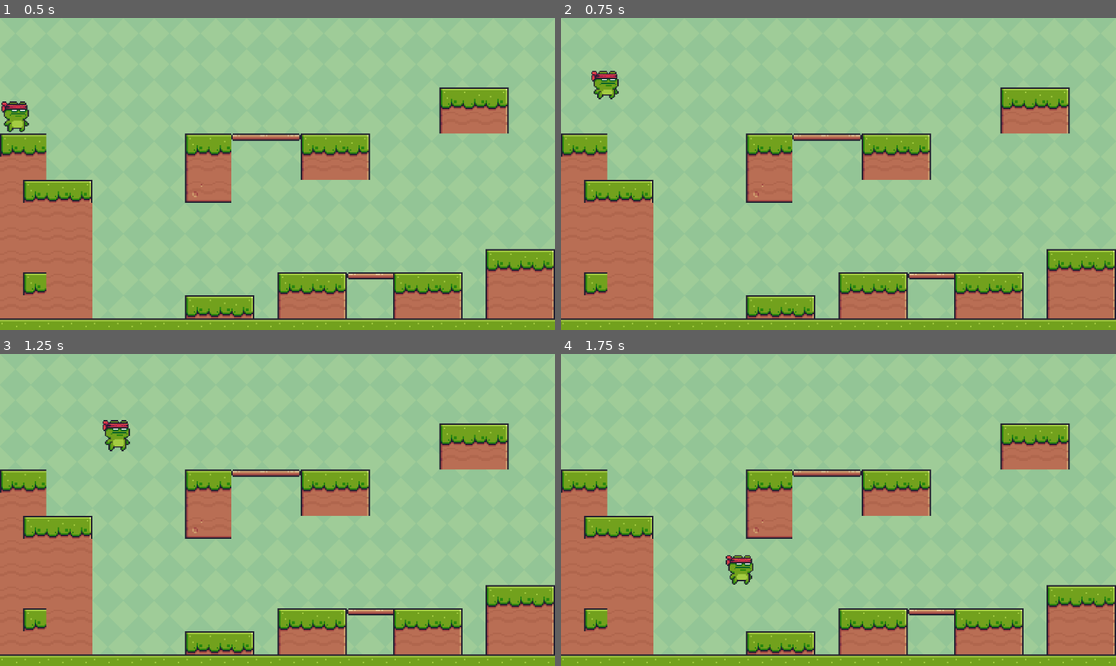
Above: before the commit, frames 1-4 (two rows, left to right).
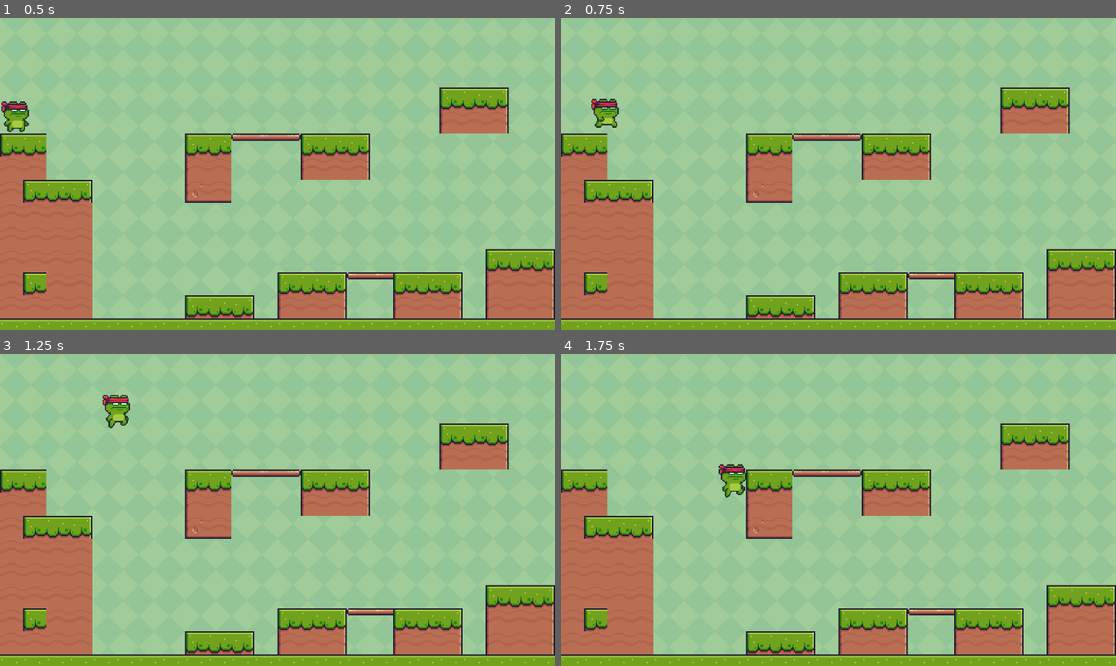
Above: after the commit, the same moments.

Repository: aatansen/2D-Game-Using-Godot-4-Game-Engine
Game: Godot game, scene res://main.tscn
The game is run twice, just before and just after one commit, with the same random seed, the same clock (stepped at 60 frames per second) and the same inputs.
Inputs:
- Up to frame 1 (0.5 s): no input
- Up to frame 2 (0.75 s): tap Enter (ui_accept) at 0.5, 0.6 s; hold Right (ui_right) from 0.53 s (still down)
- Up to frame 3 (1.25 s): keep holding Right (ui_right); tap Space (jump, bound only after the commit) at 0.77, 0.8, 1.07 s
- Up to frame 4 (1.75 s): keep holding Right (ui_right); tap Space (jump, bound only after the commit) at 1.35, 1.52 s; tap Enter (ui_accept) at 1.55 s

Frame 1 is identical in both runs. In frame 2, 0.7% of the frame differs, in the area x 5-11%, y 16-36%; in frame 3, 0.7%; in frame 4, 0.8%, in the area x 28-35%, y 35-74%.

Commit message:
Character movement tweaks & Input map added

Diff:
--- a/project.godot
+++ b/project.godot
@@ -15,6 +15,28 @@
 config/features=PackedStringArray("4.3", "Mobile")
 config/icon="res://icon.svg"
 
+[input]
+
+left={
+"deadzone": 0.5,
+"events": [Object(InputEventKey,"resource_local_to_scene":false,"resource_name":"","device":-1,"window_id":0,"alt_pressed":false,"shift_pressed":false,"ctrl_pressed":false,"meta_pressed":false,"pressed":false,"keycode":0,"physical_keycode":4194319,"key_label":0,"unicode":0,"location":0,"echo":false,"script":null)
+, Object(InputEventKey,"resource_local_to_scene":false,"resource_name":"","device":-1,"window_id":0,"alt_pressed":false,"shift_pressed":false,"ctrl_pressed":false,"meta_pressed":false,"pressed":false,"keycode":0,"physical_keycode":65,"key_label":0,"unicode":97,"location":0,"echo":false,"script":null)
+]
+}
+right={
+"deadzone": 0.5,
+"events": [Object(InputEventKey,"resource_local_to_scene":false,"resource_name":"","device":-1,"window_id":0,"alt_pressed":false,"shift_pressed":false,"ctrl_pressed":false,"meta_pressed":false,"pressed":false,"keycode":0,"physical_keycode":68,"key_label":0,"unicode":100,"location":0,"echo":false,"script":null)
+, Object(InputEventKey,"resource_local_to_scene":false,"resource_name":"","device":-1,"window_id":0,"alt_pressed":false,"shift_pressed":false,"ctrl_pressed":false,"meta_pressed":false,"pressed":false,"keycode":0,"physical_keycode":4194321,"key_label":0,"unicode":0,"location":0,"echo":false,"script":null)
+]
+}
+jump={
+"deadzone": 0.5,
+"events": [Object(InputEventKey,"resource_local_to_scene":false,"resource_name":"","device":-1,"window_id":0,"alt_pressed":false,"shift_pressed":false,"ctrl_pressed":false,"meta_pressed":false,"pressed":false,"keycode":0,"physical_keycode":32,"key_label":0,"unicode":32,"location":0,"echo":false,"script":null)
+, Object(InputEventKey,"resource_local_to_scene":false,"resource_name":"","device":-1,"window_id":0,"alt_pressed":false,"shift_pressed":false,"ctrl_pressed":false,"meta_pressed":false,"pressed":false,"keycode":0,"physical_keycode":4194320,"key_label":0,"unicode":0,"location":0,"echo":false,"script":null)
+, Object(InputEventKey,"resource_local_to_scene":false,"resource_name":"","device":-1,"window_id":0,"alt_pressed":false,"shift_pressed":false,"ctrl_pressed":false,"meta_pressed":false,"pressed":false,"keycode":0,"physical_keycode":87,"key_label":0,"unicode":119,"location":0,"echo":false,"script":null)
+]
+}
+
 [rendering]
 
 renderer/rendering_method="mobile"
--- a/scenes/main_character.gd
+++ b/scenes/main_character.gd
@@ -3,23 +3,33 @@
 
 const SPEED = 300.0
 const JUMP_VELOCITY = -400.0
-
+@onready var animated_sprite_2d: AnimatedSprite2D = $AnimatedSprite2D
 
 func _physics_process(delta: float) -> void:
+	#Animations
+	if(velocity.x>1||velocity.x<-1):
+		animated_sprite_2d.animation="running"
+	else:
+		animated_sprite_2d.animation="default_idle"
+
 	# Add the gravity.
 	if not is_on_floor():
 		velocity += get_gravity() * delta
+		animated_sprite_2d.animation="jumping"
 
 	# Handle jump.
-	if Input.is_action_just_pressed("ui_accept") and is_on_floor():
+	if Input.is_action_just_pressed("jump") and is_on_floor():
 		velocity.y = JUMP_VELOCITY
 
 	# Get the input direction and handle the movement/deceleration.
 	# As good practice, you should replace UI actions with custom gameplay actions.
-	var direction := Input.get_axis("ui_left", "ui_right")
+	var direction := Input.get_axis("left", "right")
 	if direction:
 		velocity.x = direction * SPEED
 	else:
-		velocity.x = move_toward(velocity.x, 0, SPEED)
+		velocity.x = move_toward(velocity.x, 0, 20)
 
 	move_and_slide()
+
+	var isLeft = velocity.x<0
+	animated_sprite_2d.flip_h=isLeft
Not shown, changed: README.md
